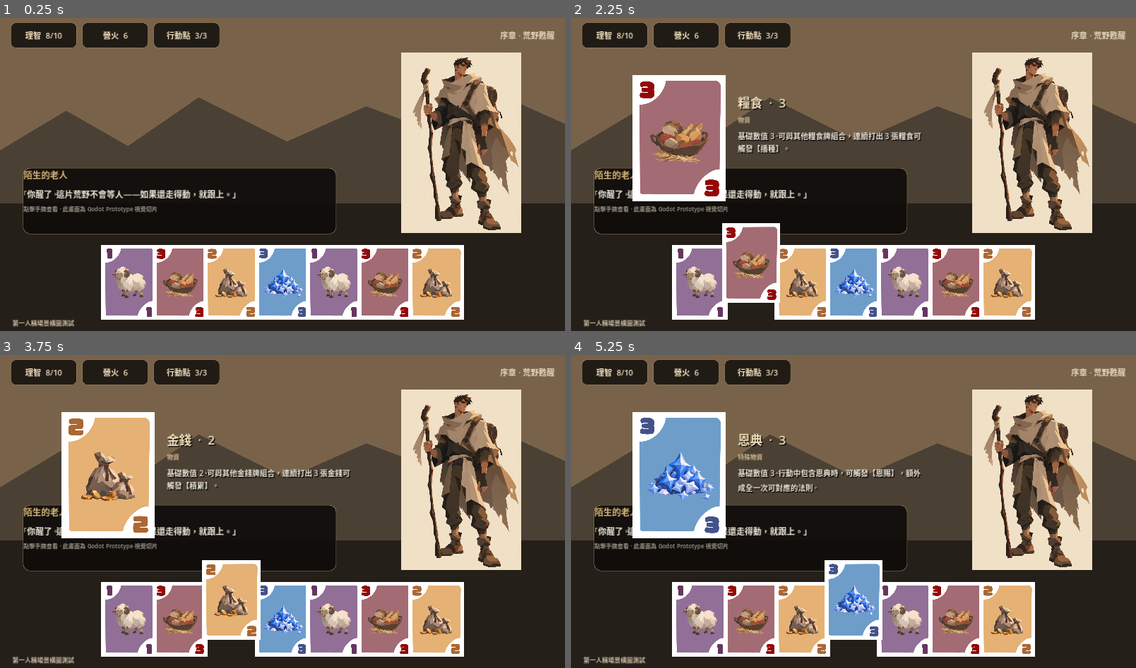
Above: before the commit, frames 1-4 (two rows, left to right).
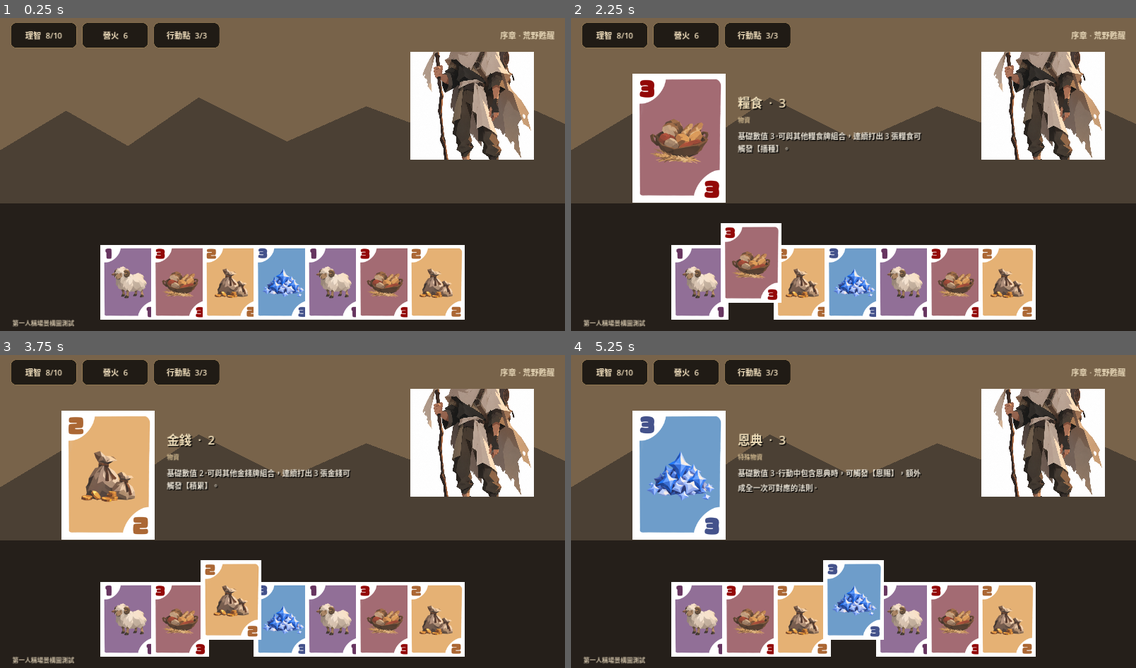
Above: after the commit, the same moments.

Repository: Timothy1007/shepherd
Game: Godot game, scene res://scenes/main.tscn
The game is run twice, just before and just after one commit, with the same random seed, the same clock (stepped at 60 frames per second) and the same inputs.
Inputs (mouse positions are in pixels of both pictures, inside the frame that each line leads up to):
- Up to frame 1 (0.25 s): no input
- Up to frame 2 (2.25 s): click (700, 284) at 0.52 s; click (700, 262) at 1.27 s; click (751, 284) at 2.02 s
- Up to frame 3 (3.75 s): click (180, 599) at 2.77 s; click (231, 621) at 3.52 s
- Up to frame 4 (5.25 s): click (802, 599) at 4.27 s; click (853, 621) at 5.02 s

The runs differ from the first frame. In frame 1, 20% of the frame differs, in the area x 4-95%, y 10-97%; in frame 2, 19%; in frame 3, 19%; in frame 4, 19%.

Commit message:
ui: hide dialogue and refine cards and portrait framing

Diff:
--- a/godot/scripts/main.gd
+++ b/godot/scripts/main.gd
@@ -54,18 +54,13 @@
 	var spacer=Control.new(); spacer.size_flags_horizontal=Control.SIZE_EXPAND_FILL; top.add_child(spacer)
 	top.add_child(make_label("序章 · 荒野甦醒",18,Color("#e8d8b8")))
 
-	var portrait=TextureRect.new(); portrait.texture=load("res: …(117 unchanged characters)… h_mode=TextureRect.STRETCH_KEEP_ASPECT_CENTERED; portrait.position=Vector2(850,88); portrait.size=Vector2(390,410); portrait.modulate=Color(0.94,0.88,0.78,1); add_child(portrait)
+	var portrait=TextureRect.new(); portrait.texture=load("res: …(117 unchanged characters)… h_mode=TextureRect.STRETCH_KEEP_ASPECT_COVERED; portrait.position=Vector2(930,86); portrait.size=Vector2(280,245); portrait.texture_filter=CanvasItem.TEXTURE_FILTER_LINEAR; add_child(portrait)
 
-	var dialog=PanelContainer.new(); dialog.position=Vector2(52,350); dialog.size=Vector2(710,150); dialog.add_theme_stylebox_override("panel",panel_style(Color(0.055,0.047,0.039,0.91),16,Color(0.78,0.64,0.4,0.7),1)); add_child(dialog)
-	var dv=VBoxContainer.new(); dv.add_theme_constant_override("separation",7); dialog.add_child(dv)
-	dv.add_child(make_label("陌生的老人",20,Color("#d7b778")))
-	var line=make_label("「你醒了。這片荒野不會等人——如果還走得動，就跟上。」",19,Color("#f1eadc")); line.autowrap_mode=TextServer.AUTOWRAP_WORD_SMART; dv.add_child(line)
-	dv.add_child(make_label("點擊手牌查看 · 此畫面為 Godot Prototype 視覺切片",13,Color("#9d9589")))
 
 	var hand=HBoxContainer.new(); hand.position=Vector2(65,525); hand.size=Vector2(1150,180); hand.alignment=BoxContainer.ALIGNMENT_CENTER; hand.add_theme_constant_override("separation",-14); add_child(hand)
 	for item in hand_cards:
 		var slot=Control.new(); slot.custom_minimum_size=CARD_SIZE
-		var card=TextureButton.new(); card.size=CARD_SIZE; card.ignore_texture_size=true; card.stretch_mode=TextureButton.STRETCH_KEEP_ASPECT_CENTERED; card.texture_normal=load(item[2]); card.tooltip_text=item[0]; slot.add_child(card); hand.add_child(slot)
+		var card=TextureButton.new(); card.size=CARD_SIZE; card.ignore_texture_size=true; card.stretch_mode=TextureButton.STRETCH_KEEP_ASPECT_CENTERED; card.texture_normal=_rounded_texture(item[2], CARD_SIZE, 12.0); card.tooltip_text=item[0]; slot.add_child(card); hand.add_child(slot)
 		card_home[card]=Vector2.ZERO
 		card.mouse_entered.connect(func(c=card): _hover_card(c, true))
 		card.mouse_exited.connect(func(c=card): _hover_card(c, false))
@@ -115,7 +110,7 @@
 	_show_inspector(data)
 
 func _show_inspector(data: Array) -> void:
-	inspector_card.texture=load(data[2])
+	inspector_card.texture=_rounded_texture(data[2], Vector2(210,293), 16.0)
 	for child in inspector_text.get_children():
 		child.queue_free()
 	var title=make_label(data[0] + "  ·  " + data[1],28,Color("#f4e2bd"))
@@ -156,3 +151,21 @@
 		var inspector_rect=Rect2(inspector.global_position,inspector.size)
 		if not card_rect.has_point(local_mouse) and not inspector_rect.has_point(local_mouse):
 			_close_inspector()
+
+
+func _rounded_texture(path: String, target_size: Vector2, radius: float) -> ImageTexture:
+	var source: Texture2D = load(path)
+	var image := source.get_image()
+	image.resize(int(target_size.x), int(target_size.y), Image.INTERPOLATE_LANCZOS)
+	var w := image.get_width()
+	var h := image.get_height()
+	var r := int(radius)
+	for y in range(h):
+		for x in range(w):
+			var dx := max(r - x, 0, x - (w - 1 - r))
+			var dy := max(r - y, 0, y - (h - 1 - r))
+			if dx > 0 and dy > 0 and dx * dx + dy * dy > r * r:
+				var col := image.get_pixel(x,y)
+				col.a = 0.0
+				image.set_pixel(x,y,col)
+	return ImageTexture.create_from_image(image)
